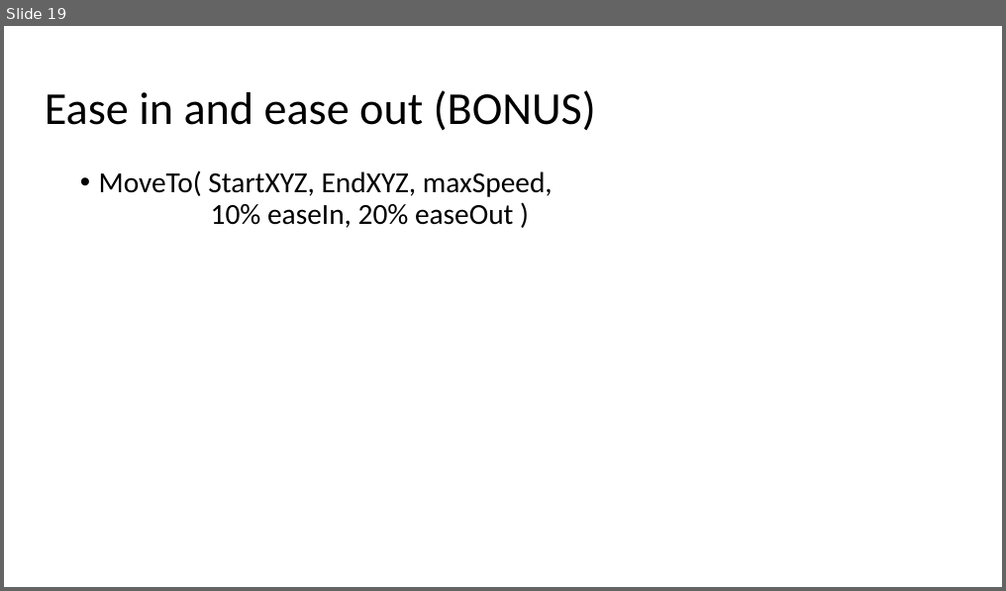
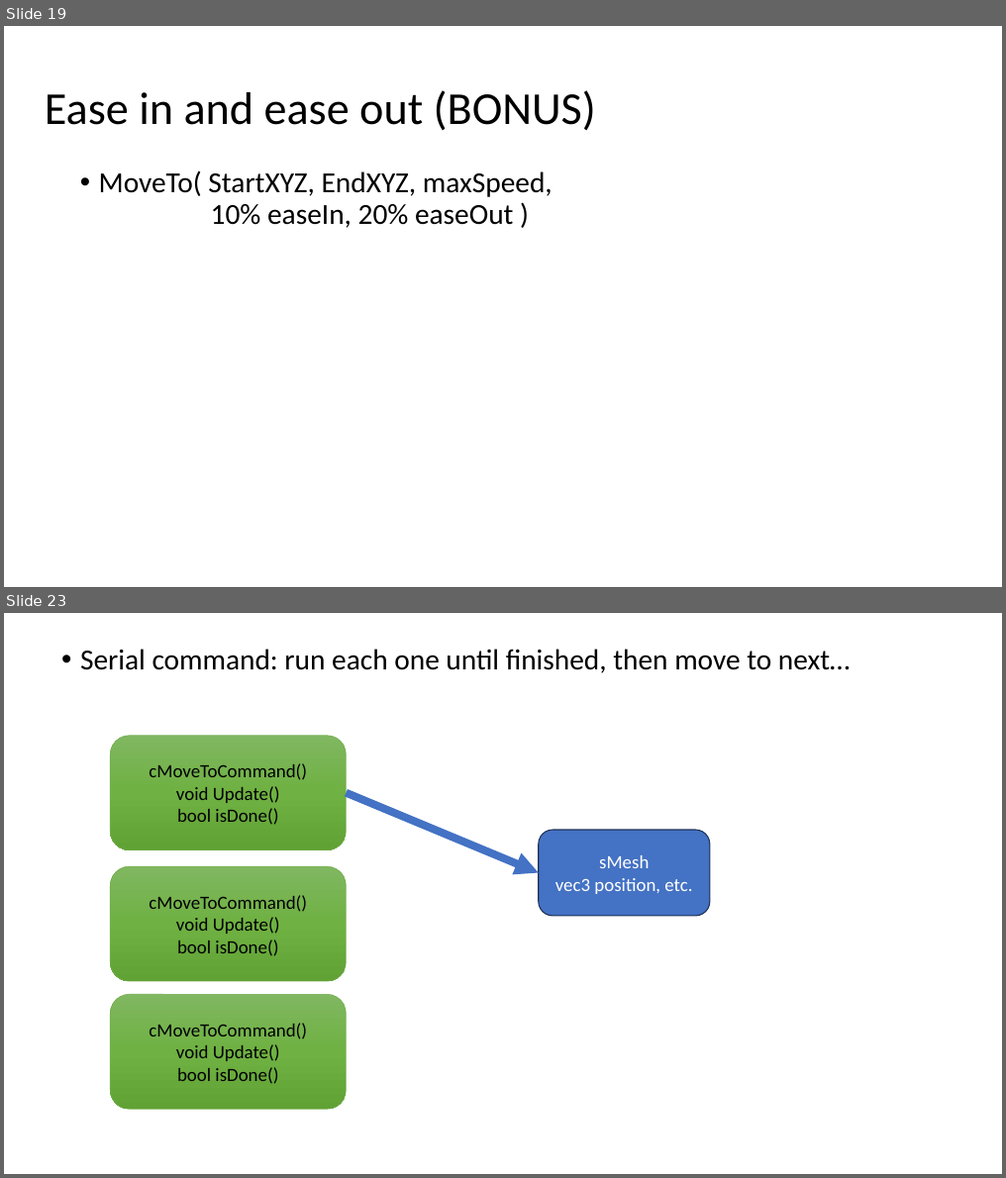
Before and after one commit to FeeneyCodes/GDP202425, a slide deck: 6044_FramPat/D2D/W09+/W11_Timing_and_animations.pptx. Shown one above the other, each under a label of ours: slide 19 before the commit, slides 19 and 23 after it; the slides between them are not shown. The pictures are 1006x591 and 1006x1178 pixels, drawn with LibreOffice and Linux fonts; fonts in the diff are those of the drawing. Boxes give left, top, right and bottom in pixels: in the first picture for what was removed or moved away, otherwise in the second. Text is boxed around its words. In the diff, an @@ line names an element or a change of style, - is before the commit and + after.

```diff
--- a/6044_FramPat/D2D/W09+/W11_Timing_and_animations.pptx
+++ b/6044_FramPat/D2D/W09+/W11_Timing_and_animations.pptx
@@ slide 23 added at [4,613,1002,1174], background #FFFFFF @@
@@ text added at [80,649,849,673], 28 pt, text #000000 @@
+• Serial command: run each one until finished, then move to next…
@@ rounded rectangle added at [110,736,347,851], fill gradient #81B861 to #6FB242 to #62A336, outline #70AD47 0.5 pt, 18 pt, text #000000 @@
+cMoveToCommand()
+void Update()
+bool isDone()
@@ arrow added from (347, 792) to (539, 872), #4472C4 7.5 pt @@
@@ rounded rectangle added at [539,830,710,916], fill #4472C4, outline #1E3256 1 pt, 18 pt, text #FFFFFF @@
+sMesh
+vec3 position, etc.
@@ rounded rectangle added at [110,866,347,982], fill gradient #81B861 to #6FB242 to #62A336, outline #70AD47 0.5 pt, 18 pt, text #000000 @@
+cMoveToCommand()
+void Update()
+bool isDone()
@@ rounded rectangle added at [110,995,347,1110], fill gradient #81B861 to #6FB242 to #62A336, outline #70AD47 0.5 pt, 18 pt, text #000000 @@
+cMoveToCommand()
+void Update()
+bool isDone()
```
Also in this commit, not shown: 6 other slides added, 6 other files.
